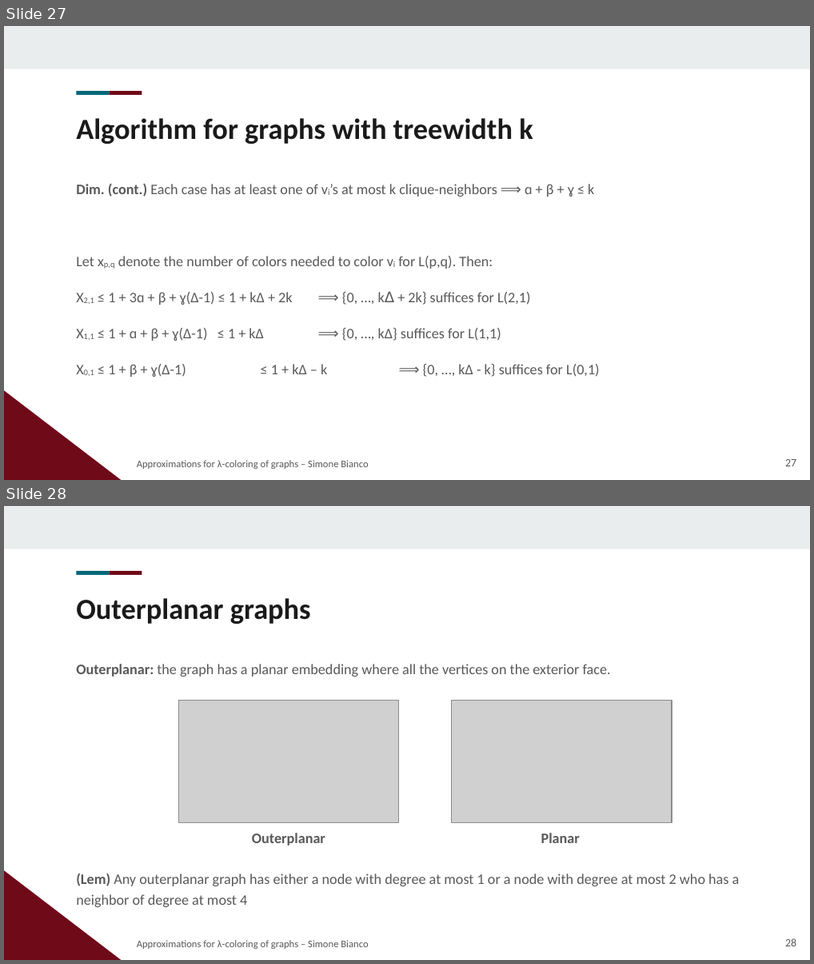
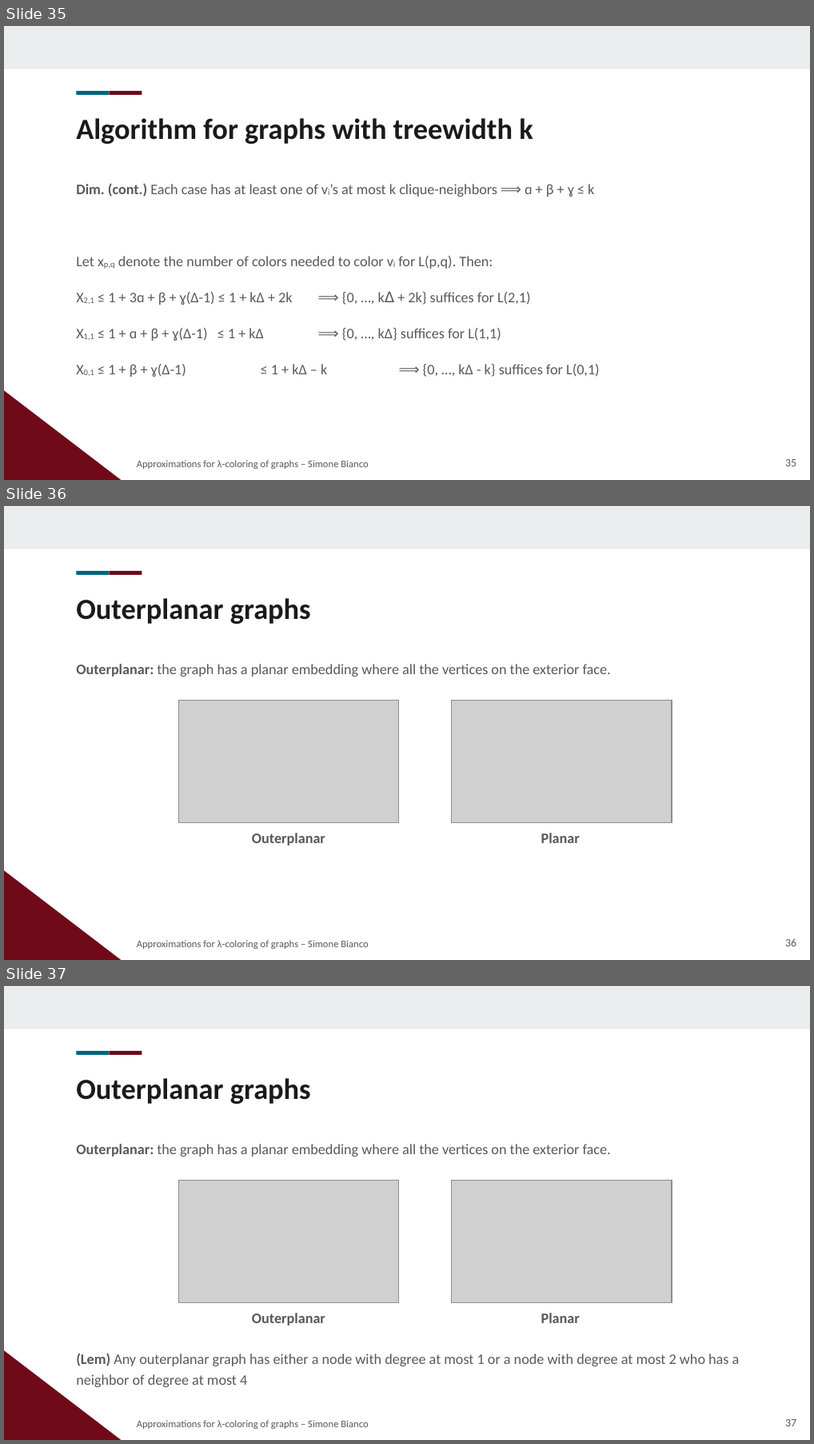
Before and after one commit to Exyss/university-notes, a slide deck: Presentations/Lambda Coloring/slides.odp. Shown one above the other, each under a label of ours: slides 27 and 28 before the commit, slides 35, 36 and 37 after it. The pictures are 814x964 and 814x1444 pixels, drawn with LibreOffice and Linux fonts; fonts in the diff are those of the drawing; grey boxes stand for pictures; background and template pictures are left out. Boxes give left, top, right and bottom in pixels: in the first picture for what was removed or moved away, otherwise in the second. Text is boxed around its words. In the diff, an @@ line names an element or a change of style, - is before the commit and + after.

```diff
--- a/Presentations/Lambda Coloring/slides.odp
+++ b/Presentations/Lambda Coloring/slides.odp
@@ slide 36 added at [4, 506, 810, 960], background #FFFFFF; not listed: 4 template elements that a slide beside it also shows @@
@@ title added at [76, 598, 311, 624], 26 pt, text #1A1A1A, bold @@
+Outerplanar graphs
@@ text added at [76, 664, 611, 676], 13 pt, text #595959 @@
+Outerplanar: the graph has a planar embedding where all the vertices on the exterior face.
@@ picture added at [179, 700, 399, 823] @@
@@ picture added at [451, 700, 672, 823] @@
@@ text added at [252, 832, 326, 845], 13 pt, text #595959, bold @@
+Outerplanar
@@ text added at [542, 832, 580, 843], 13 pt, text #595959, bold @@
+Planar
@@ text added at [137, 940, 368, 948], 9 pt, text #595959 @@
+Approximations for λ-coloring of graphs – Simone Bianco
@@ page number added at [786, 938, 797, 946], 10 pt, text #595959 @@
+36
@@ what was slide 27 is now slide 35 @@
@@ page number at [786, 459, 797, 466]: text changed @@
-27
+35
@@ what was slide 28 is now slide 37 @@
@@ page number at [786, 1419, 797, 1426]: text changed @@
-28
+37
```
Also in this commit, not shown: 4 slides changed, 11 other slides added, 3 other files.
